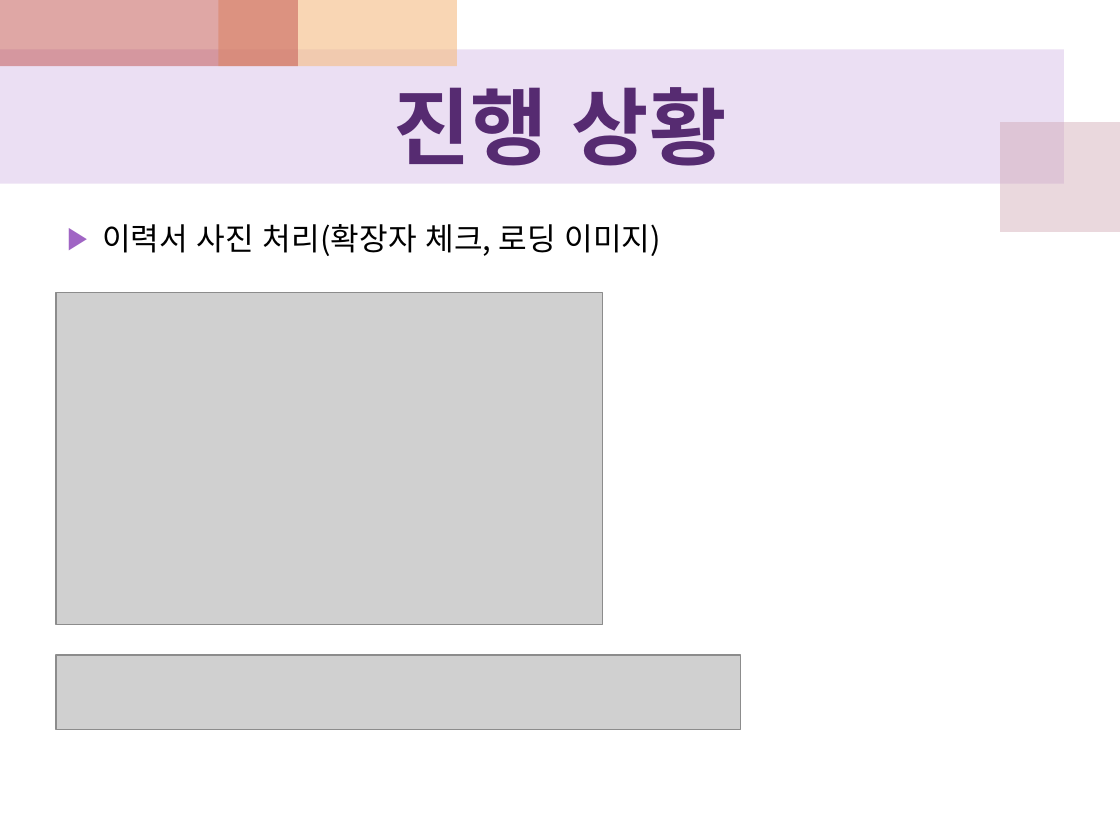
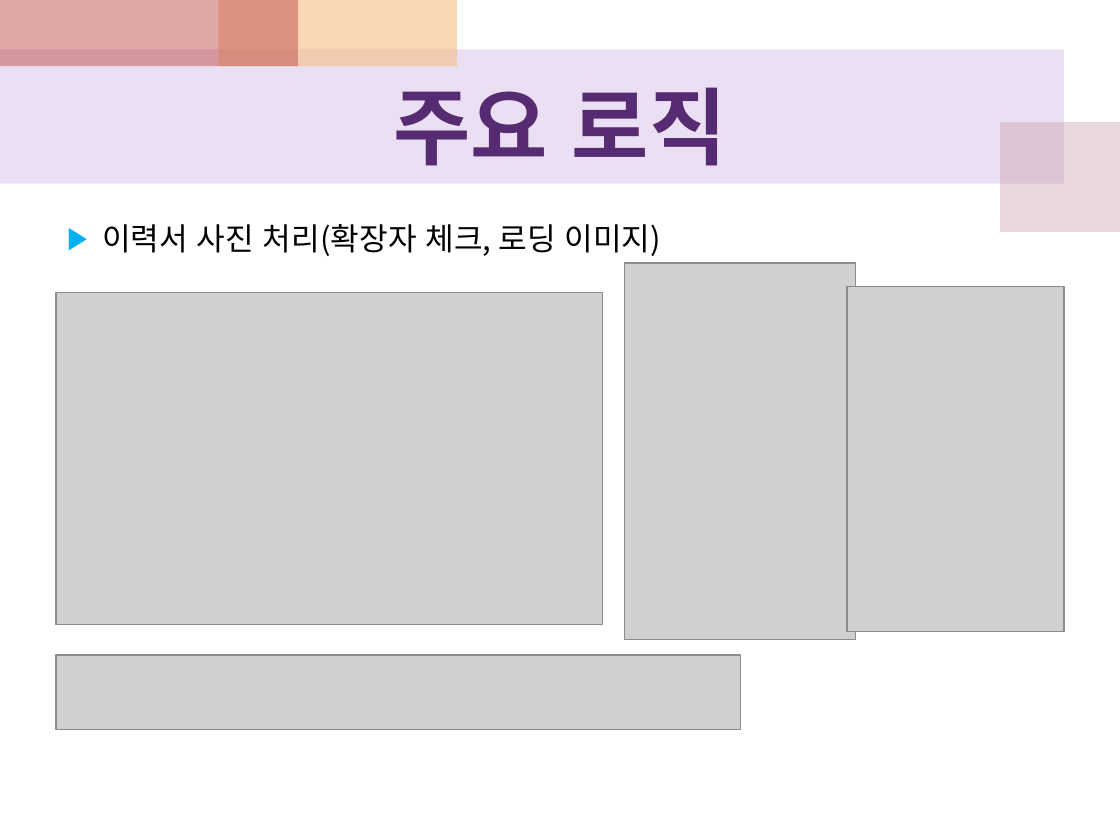
Before and after one commit to JunhyeokKim/javarajob, a slide deck: slide 19 of WebContent/doc/term04(6.1~6.30)/[6조]_term04_170706_javarajob_final.pptx (slide 12 before the commit). Drawn at 1120x840 pixels with LibreOffice and Linux fonts; fonts in the diff are those of the drawing; grey boxes stand for pictures. Boxes give left, top, right and bottom in pixels: in the first picture for what was removed or moved away, otherwise in the second. Text is boxed around its words. In the diff, an @@ line names an element or a change of style, - is before the commit and + after.

```diff
--- a/WebContent/doc/term04(6.1~6.30)/[6조]_term04_170706_javarajob_final.pptx
+++ b/WebContent/doc/term04(6.1~6.30)/[6조]_term04_170706_javarajob_final.pptx
@@ title at box(394, 87, 727, 166): text changed @@
-진행 상황
+주요 로직
@@ text "이력서 사진 처리(확장자 체크, 로딩 ..." at box(102, 224, 662, 256): bullet colour #A065C4 to #00B0F0 @@
@@ picture added at box(625, 263, 856, 640) @@
@@ picture added at box(847, 287, 1064, 632) @@
```
Also in this commit, not shown: 9 other slides changed, 12 slides added, 2 slides removed, 30 other files.
